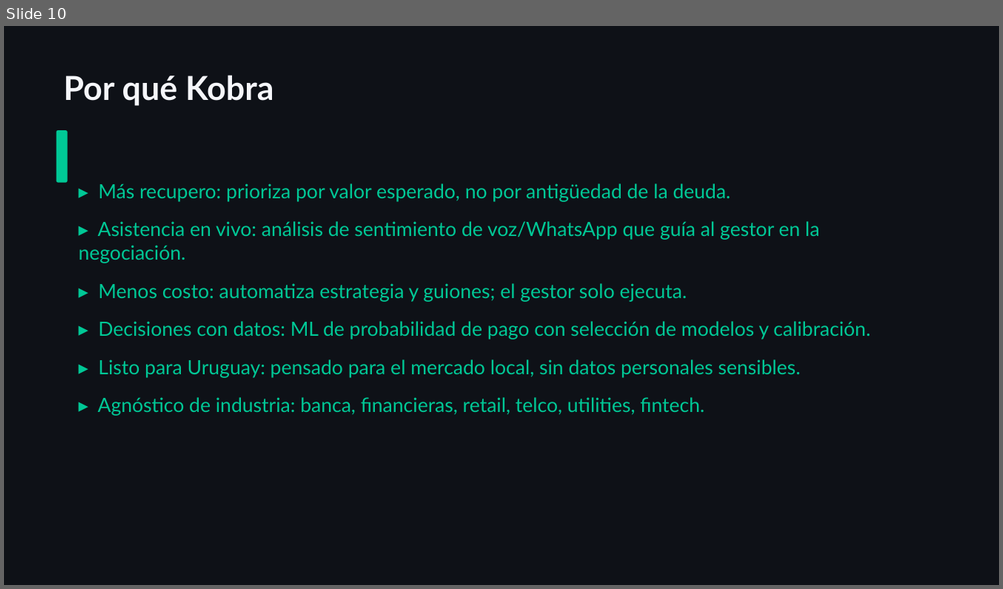
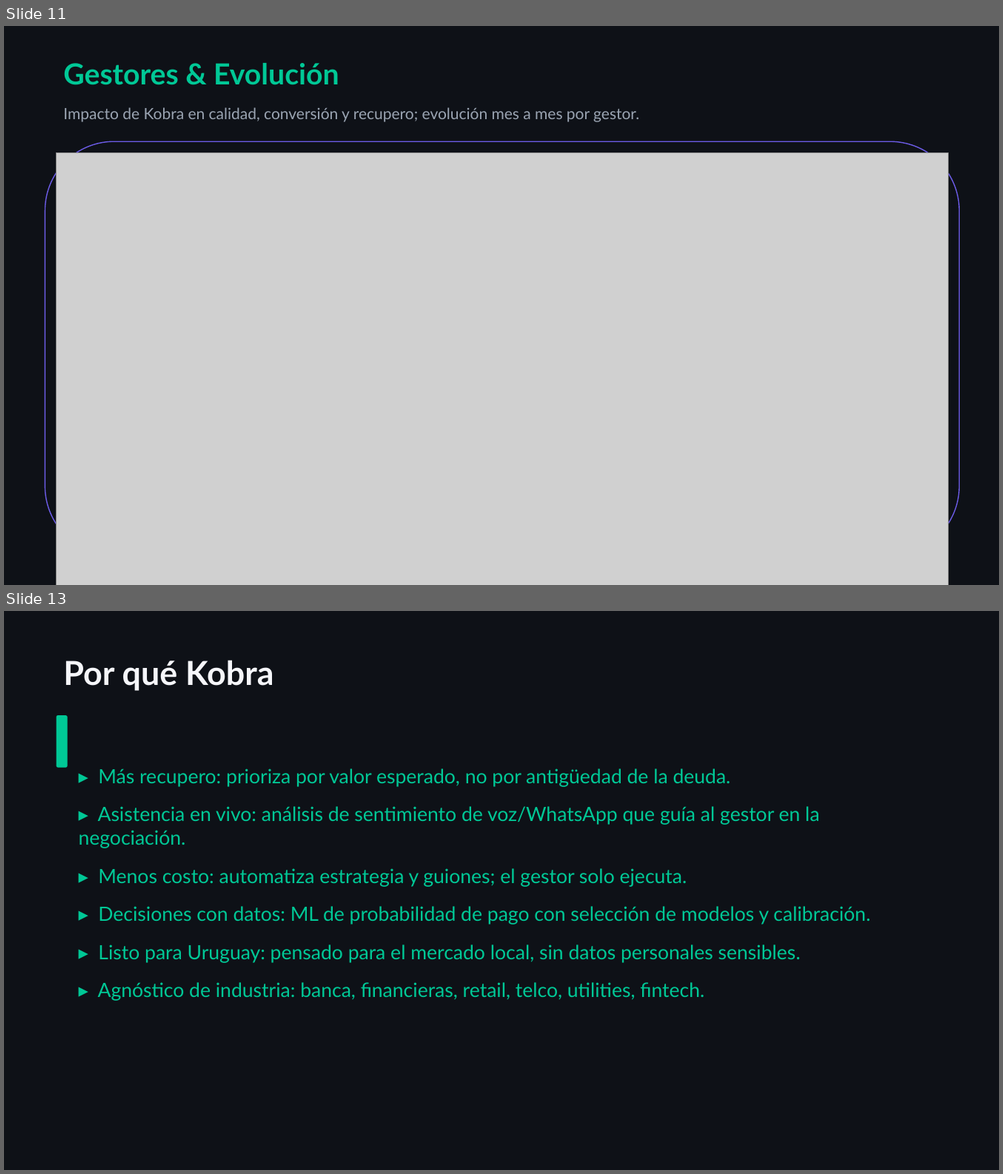
Before and after one commit to vieraschiavi/Kobra, a slide deck: presentation/Kobra_Presentacion_Gerencial.pptx. Shown one above the other, each under a label of ours: slide 10 before the commit, slides 11 and 13 after it; the slides between them are not shown. The pictures are 1003x589 and 1003x1174 pixels, drawn with LibreOffice and Linux fonts; fonts in the diff are those of the drawing; grey boxes stand for pictures. Boxes give left, top, right and bottom in pixels: in the first picture for what was removed or moved away, otherwise in the second. Text is boxed around its words. In the diff, an @@ line names an element or a change of style, - is before the commit and + after.

```diff
--- a/presentation/Kobra_Presentacion_Gerencial.pptx
+++ b/presentation/Kobra_Presentacion_Gerencial.pptx
@@ slide 11 added at bbox=[4, 26, 999, 585], background #0E1117 @@
@@ text added at bbox=[63, 63, 339, 85], 28 pt, text #00C896, bold @@
+Gestores & Evolución
@@ text added at bbox=[63, 107, 639, 122], 15 pt, text #9AA4B2 @@
+Impacto de Kobra en calidad, conversión y recupero; evolución mes a mes por gestor.
@@ rounded rectangle added at bbox=[45, 141, 959, 556], outline #6C5CE7 1 pt @@
@@ picture added at bbox=[57, 153, 948, 585] @@
@@ what was slide 10 is now slide 13 @@
```
Also in this commit, not shown: 2 other slides added, 22 other files.
